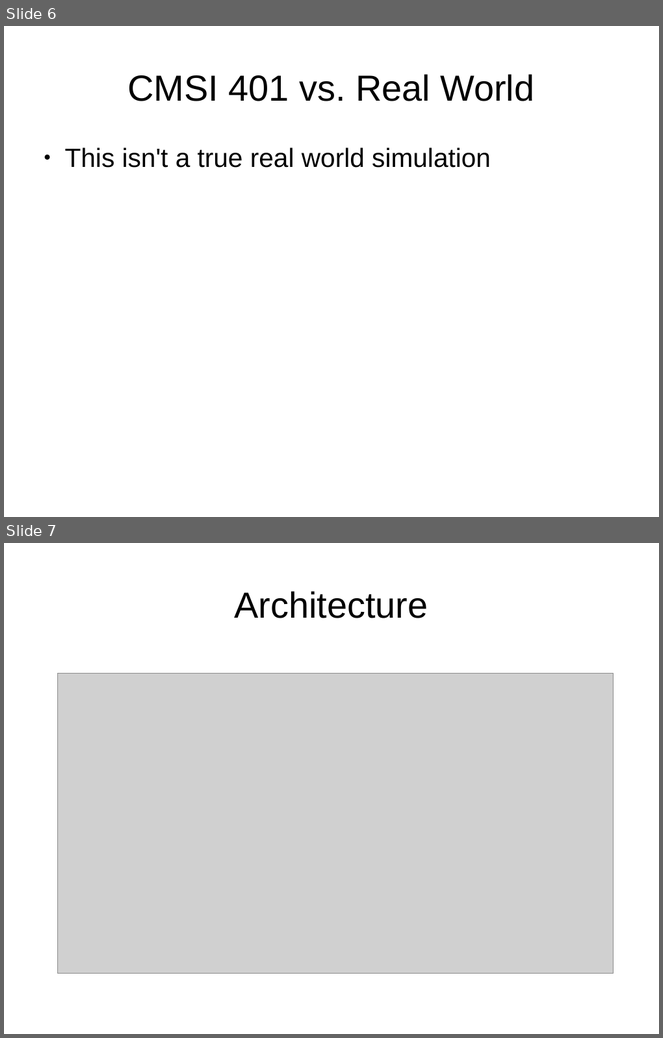
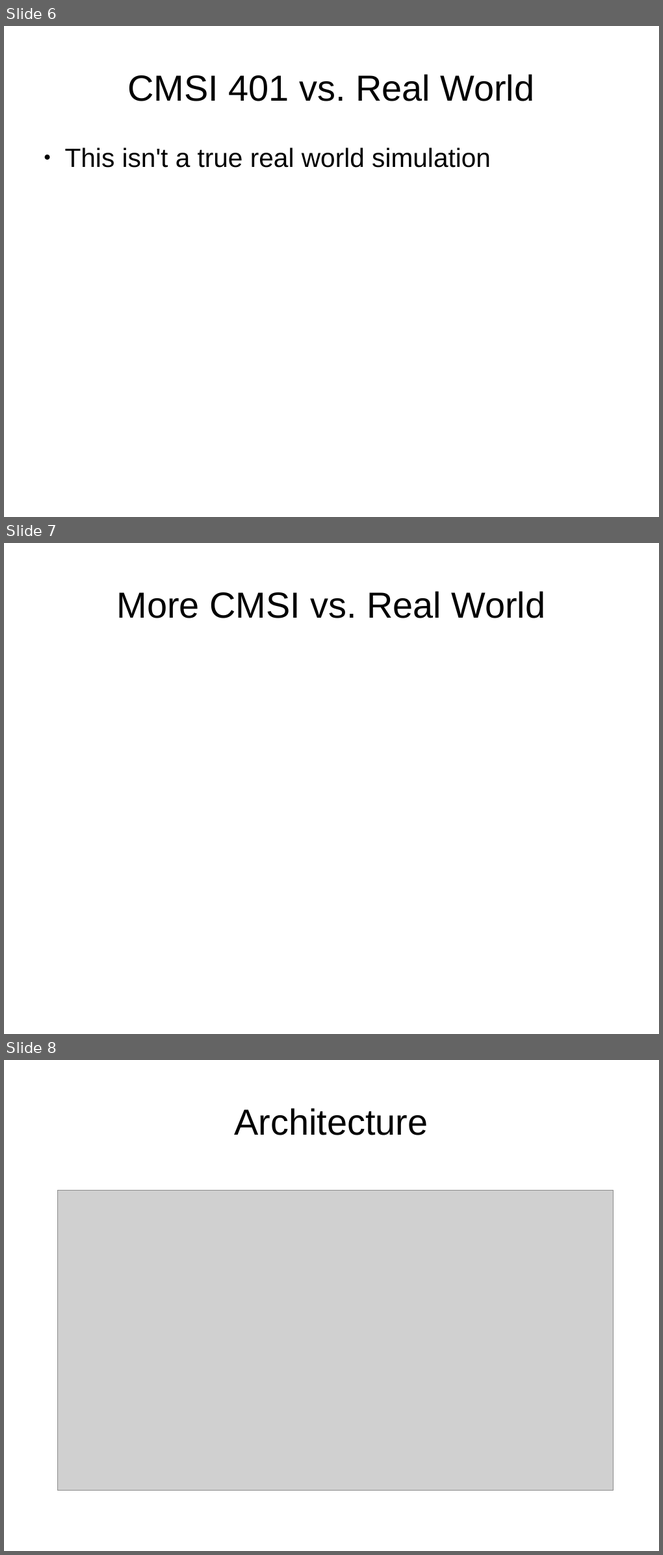
Before and after one commit to lmucs/playserengeti, a slide deck: serengeti/src/site/serengeti.odp. Shown one above the other, each under a label of ours: slides 6 and 7 before the commit, slides 6, 7 and 8 after it. The pictures are 663x1038 and 663x1555 pixels, drawn with LibreOffice and Linux fonts; fonts in the diff are those of the drawing; grey boxes stand for pictures. Boxes give left, top, right and bottom in pixels: in the first picture for what was removed or moved away, otherwise in the second. Text is boxed around its words. In the diff, an @@ line names an element or a change of style, - is before the commit and + after.

```diff
--- a/serengeti/src/site/serengeti.odp
+++ b/serengeti/src/site/serengeti.odp
@@ slide 7 added at bbox=[4, 543, 659, 1034], background #FFFFFF @@
@@ title added at bbox=[116, 591, 545, 618], 44 pt, text #000000 @@
+More CMSI vs. Real World
@@ what was slide 7 is now slide 8 @@
```
Also in this commit, not shown: 5 slides changed, 3 other slides added, 3 slides removed.
